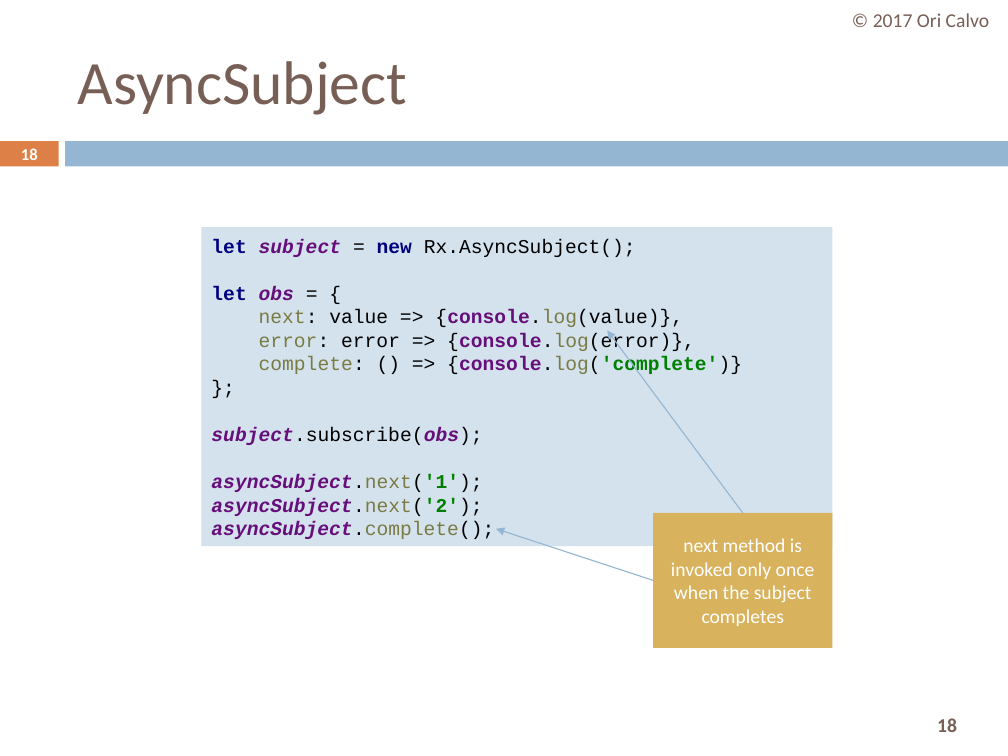
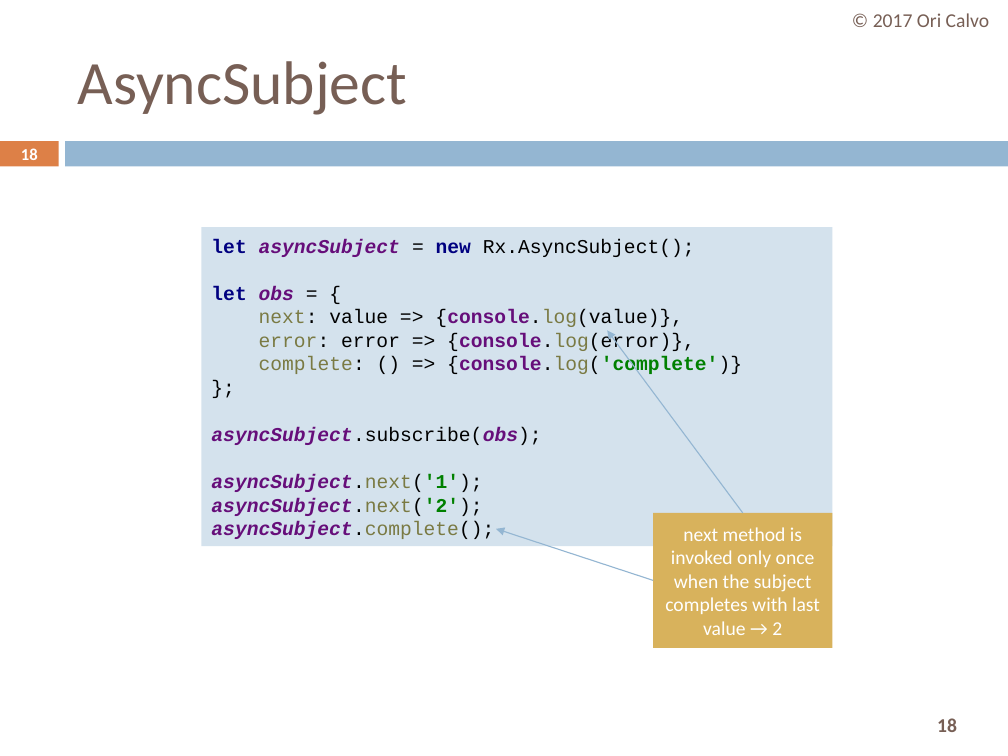
Before and after one commit to oricalvo/course-angular, a slide deck: slide 18 of PPTs/09 RxJS.pptx. Drawn at 1008x756 pixels with LibreOffice and Linux fonts; fonts in the diff are those of the drawing. Boxes give left, top, right and bottom in pixels: in the first picture for what was removed or moved away, otherwise in the second. Text is boxed around its words. In the diff, an @@ line names an element or a change of style, - is before the commit and + after.

```diff
--- a/PPTs/09 RxJS.pptx
+++ b/PPTs/09 RxJS.pptx
@@ text in rectangle at (x1=211, y1=239, x2=742, y2=539): text changed @@
-let subject = new Rx.AsyncSubject();
-let obs = {
-next: value => {console.log(value)},
-error: error => {console.log(error)},
-complete: () => {console.log('complete')}
-};
-subject.subscribe(obs);
-asyncSubject.next('1');
-asyncSubject.next('2');
-asyncSubject.complete();
+let asyncSubject = new Rx.AsyncSubject();
+let obs = {
+next: value => {console.log(value)},
+error: error => {console.log(error)},
+complete: () => {console.log('complete')}
+};
+asyncSubject.subscribe(obs);
+asyncSubject.next('1');
+asyncSubject.next('2');
+asyncSubject.complete();
@@ text in rectangle at (x1=665, y1=527, x2=820, y2=635): text changed @@
-next method is invoked only once when the subject completes
+next method is invoked only once when the subject completes with last value → 2
```
Also in this commit, not shown: 1 other slide changed, 2 other files.
